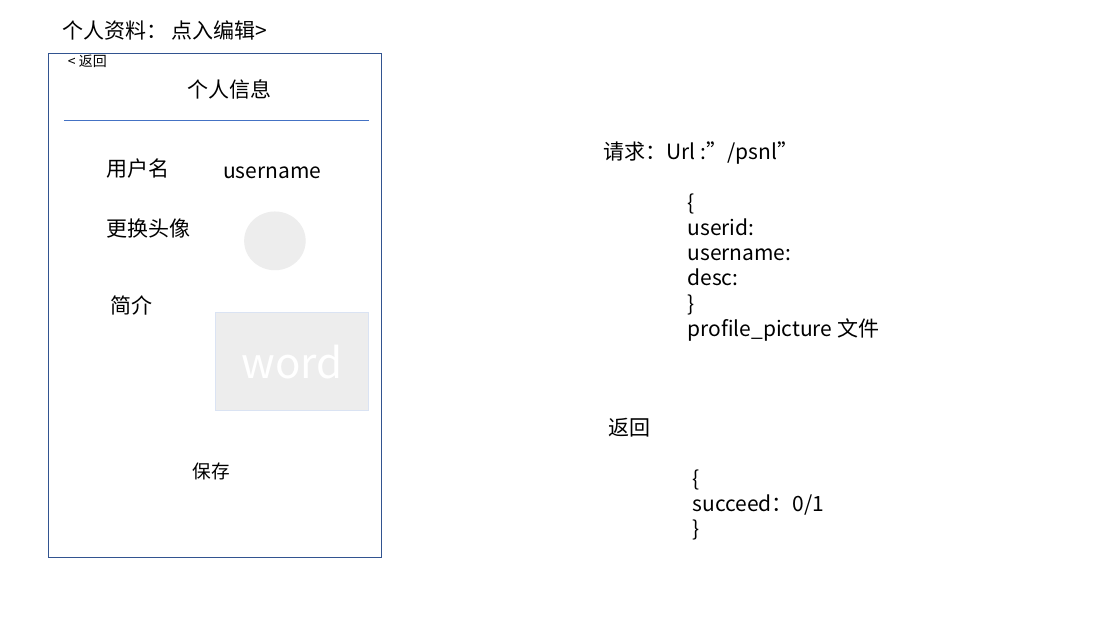
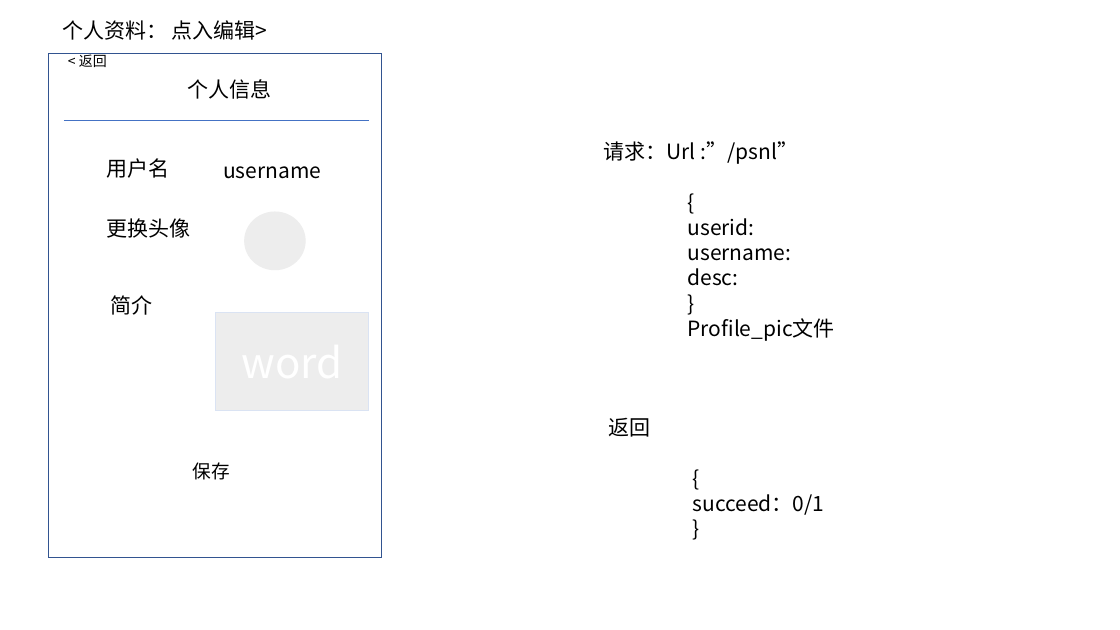
Before and after one commit to internOfDAC2018/MsgBoard, a slide deck: slide 4 of msgboard_界面.pptx. Drawn at 1120x630 pixels with LibreOffice and Linux fonts; fonts in the diff are those of the drawing. Boxes give left, top, right and bottom in pixels: in the first picture for what was removed or moved away, otherwise in the second. Text is boxed around its words. In the diff, an @@ line names an element or a change of style, - is before the commit and + after.

```diff
--- a/msgboard_界面.pptx
+++ b/msgboard_界面.pptx
@@ text at [688, 318, 835, 341]: text changed @@
-    profile_picture 文件
+    Profile_pic文件
```
Also in this commit, not shown: 2 other slides changed, 3 other files.
